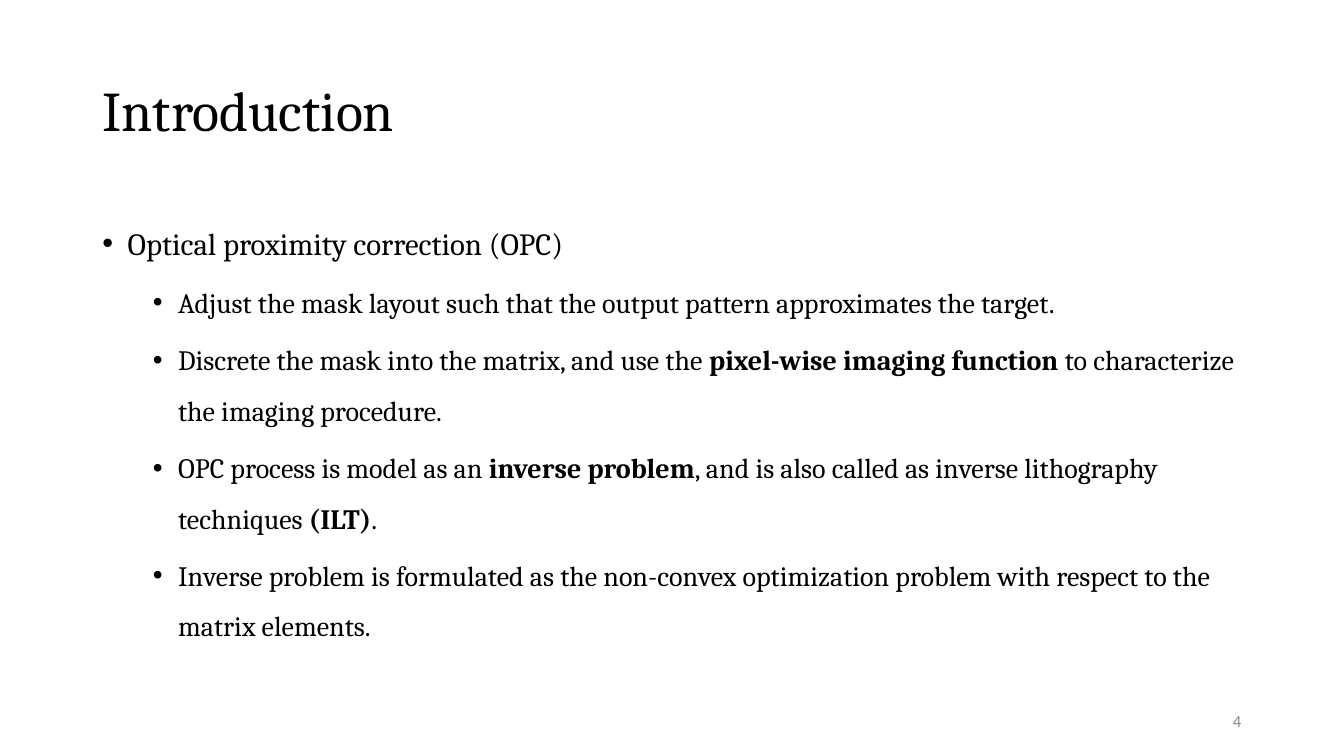
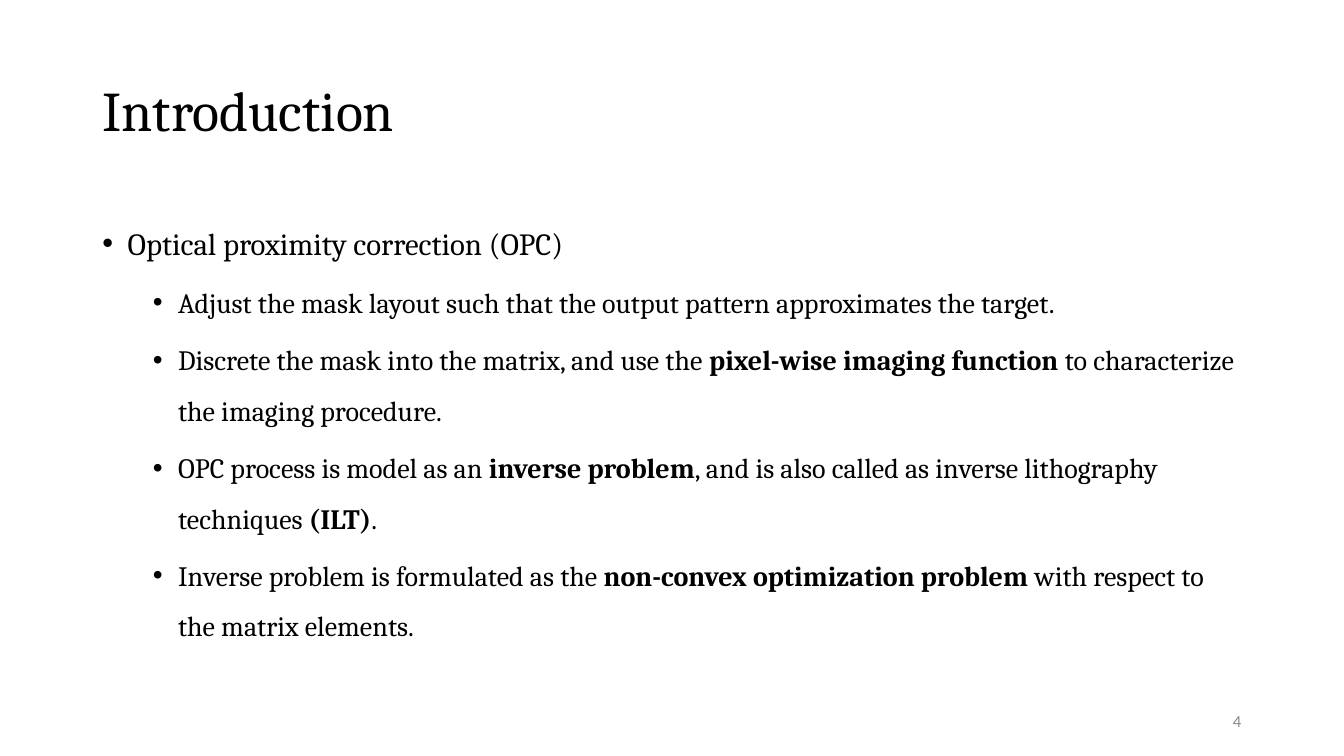
Before and after one commit to Pacific-Feng-Studuies/Studied-Papers, a slide deck: slide 5 of DAC2024/KOSIM/KOSIM A Knowledge-oriented Derivative-free Subspace Method Based on Inexact Model for Inverse Lithography Problems.pptx. Drawn at 1344x756 pixels with LibreOffice and Linux fonts; fonts in the diff are those of the drawing. Boxes give left, top, right and bottom in pixels: in the first picture for what was removed or moved away, otherwise in the second. Text is boxed around its words. In the diff, an @@ line names an element or a change of style, - is before the commit and + after.

```diff
--- a/DAC2024/KOSIM/KOSIM A Knowledge-oriented Derivative-free Subspace Method Based on Inexact Model for Inverse Lithography Problems.pptx
+++ b/DAC2024/KOSIM/KOSIM A Knowledge-oriented Derivative-free Subspace Method Based on Inexact Model for Inverse Lithography Problems.pptx
@@ text at bbox=[178, 566, 1203, 637]: bold on in "non-convex optimization problem" @@
```
Also in this commit, not shown: 1 other slide changed, 1 other file.
